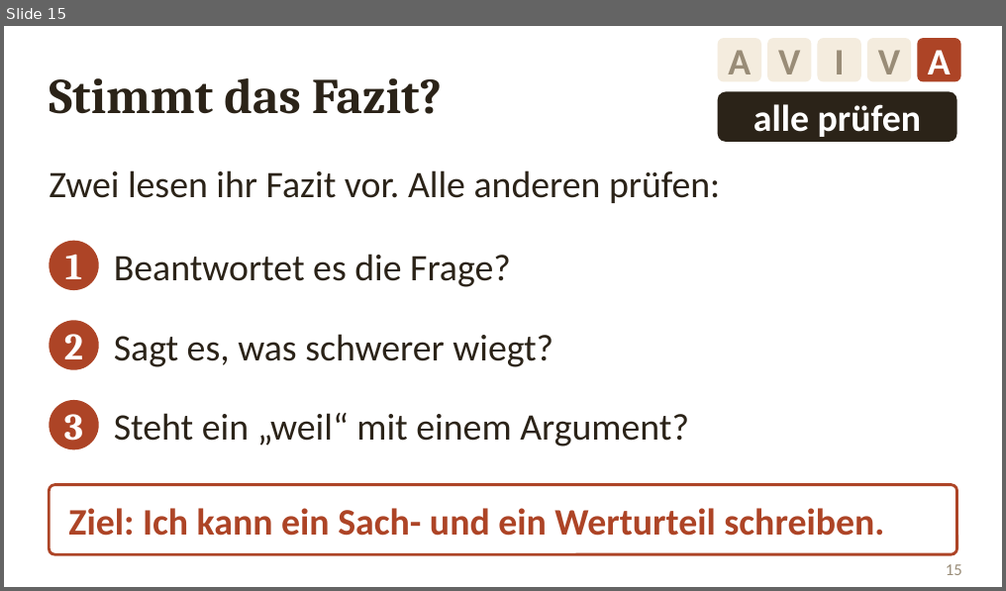
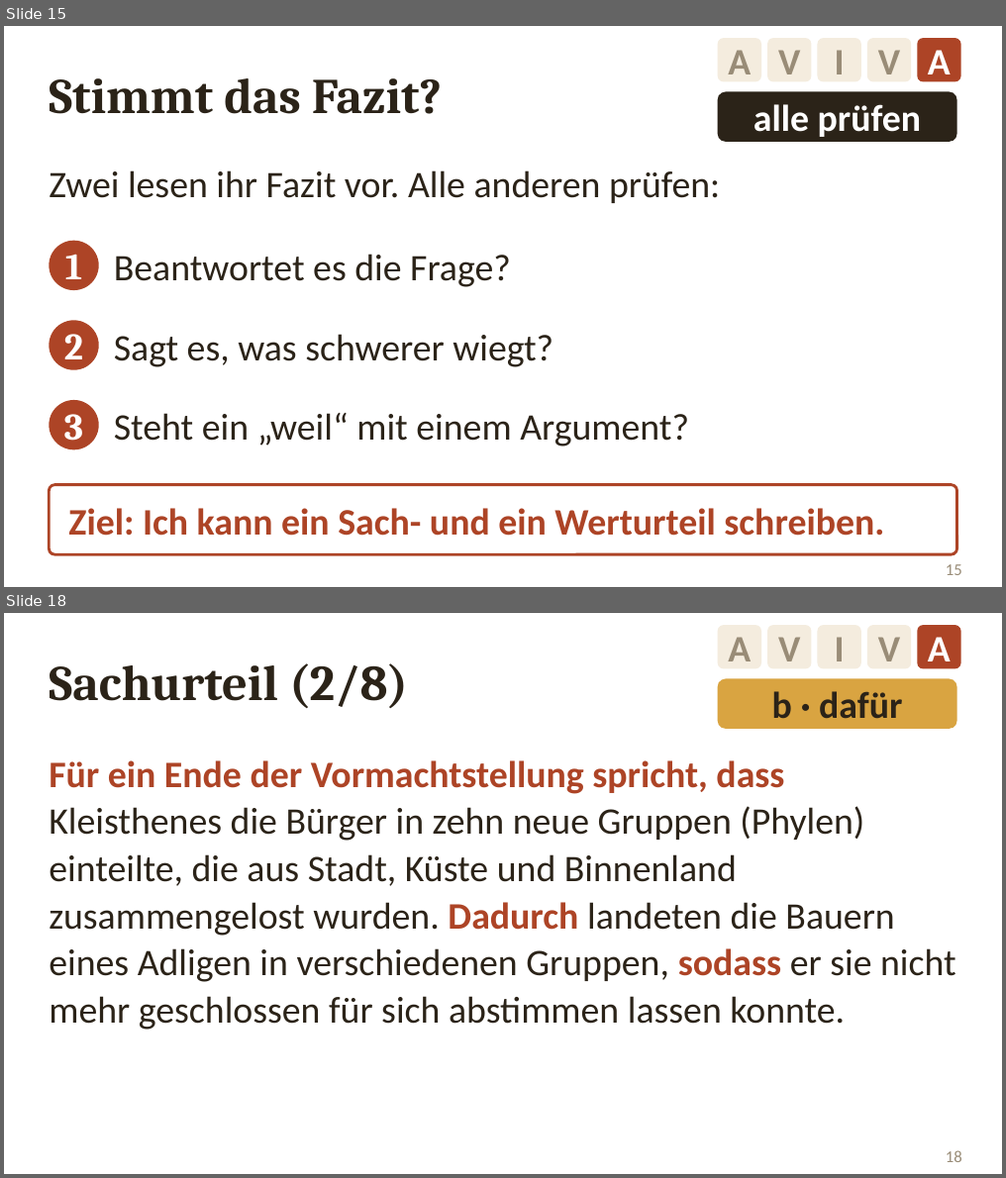
Before and after one commit to golzkonstantin-gif/Schule, a slide deck: Geschichte_11/Probeklausur_PseudoXenophon/Folien_Urteil_Kleisthenes.pptx. Shown one above the other, each under a label of ours: slide 15 before the commit, slides 15 and 18 after it; the slides between them are not shown. The pictures are 1006x591 and 1006x1178 pixels, drawn with LibreOffice and Linux fonts; fonts in the diff are those of the drawing. Boxes give left, top, right and bottom in pixels: in the first picture for what was removed or moved away, otherwise in the second. Text is boxed around its words. In the diff, an @@ line names an element or a change of style, - is before the commit and + after.

```diff
--- a/Geschichte_11/Probeklausur_PseudoXenophon/Folien_Urteil_Kleisthenes.pptx
+++ b/Geschichte_11/Probeklausur_PseudoXenophon/Folien_Urteil_Kleisthenes.pptx
@@ slide 18 added at bbox=[4, 613, 1002, 1174], background #FFFFFF @@
@@ rounded rectangle added at bbox=[718, 625, 761, 668], fill #F4ECDE, 27 pt, text #998C77, bold @@
+A
@@ rounded rectangle added at bbox=[767, 625, 811, 668], fill #F4ECDE, 27 pt, text #998C77, bold @@
+V
@@ rounded rectangle added at bbox=[818, 625, 861, 668], fill #F4ECDE, 27 pt, text #998C77, bold @@
+I
@@ rounded rectangle added at bbox=[867, 625, 911, 668], fill #F4ECDE, 27 pt, text #998C77, bold @@
+V
@@ rounded rectangle added at bbox=[917, 625, 961, 668], fill #AD4426, 27 pt, text #FFFFFF, bold @@
+A
@@ text added at bbox=[49, 663, 408, 708], 36 pt, text #2B2318, bold @@
+Sachurteil (2/8)
@@ rounded rectangle added at bbox=[718, 679, 957, 729], fill #D9A441, 27 pt, text #2B2318, bold @@
+b · dafür
@@ text added at bbox=[49, 761, 956, 1030], 27 pt, text #2B2318 @@
+Für ein Ende der Vormachtstellung spricht, dass Kleisthenes die Bürger in zehn neue Gruppen (Phylen) einteilte, die aus Stadt, Küste und Binnenland zusammengelost wurden. Dadurch landeten die Bauern eines Adligen in verschiedenen Gruppen, sodass er sie nicht mehr geschlossen für sich abstimmen lassen konnte.
@@ page number added at bbox=[945, 1151, 962, 1162], 12 pt, text #998C77 @@
+18
```
Also in this commit, not shown: 2 slides changed, 6 other slides added, 3 other files.
